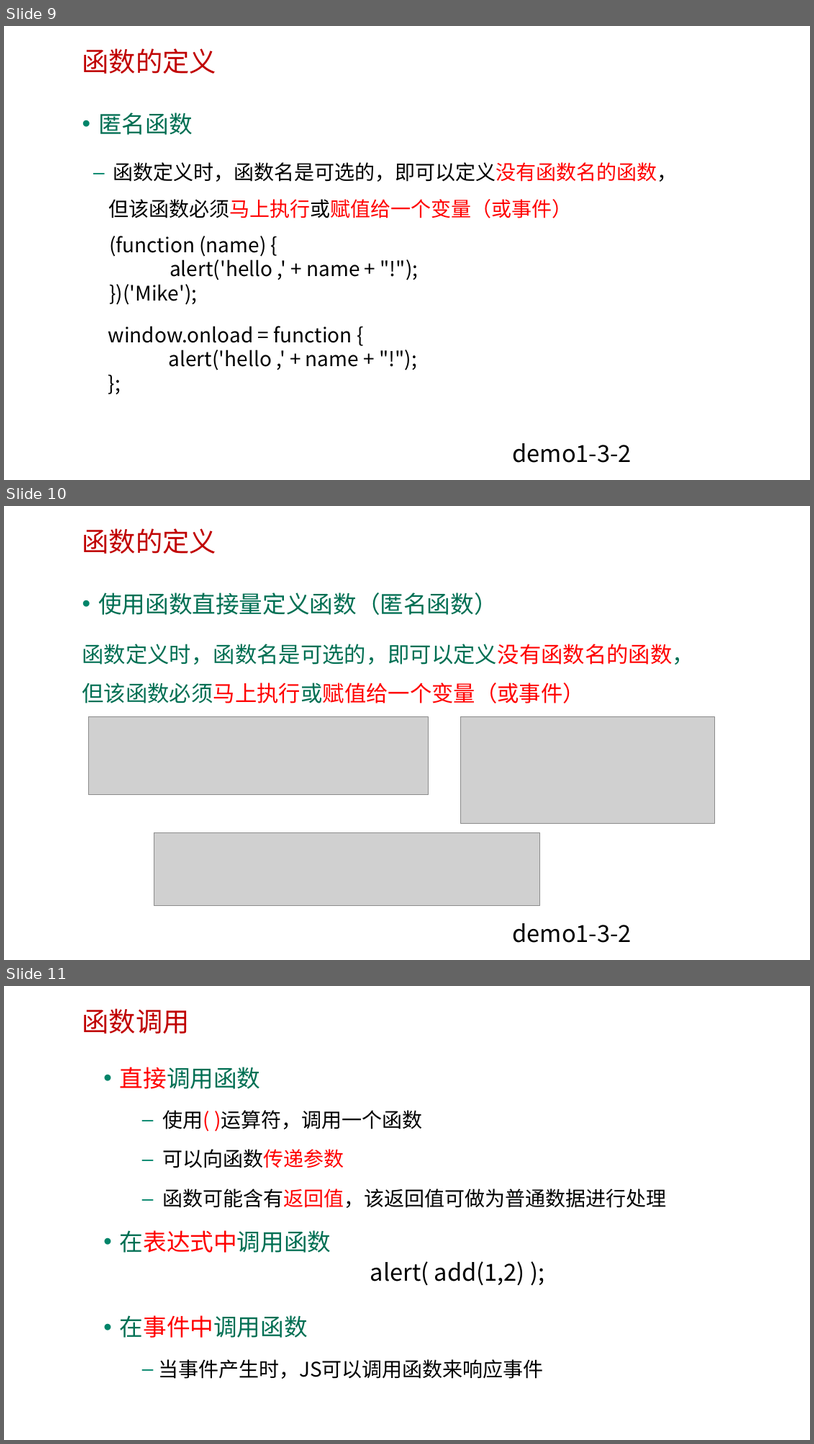
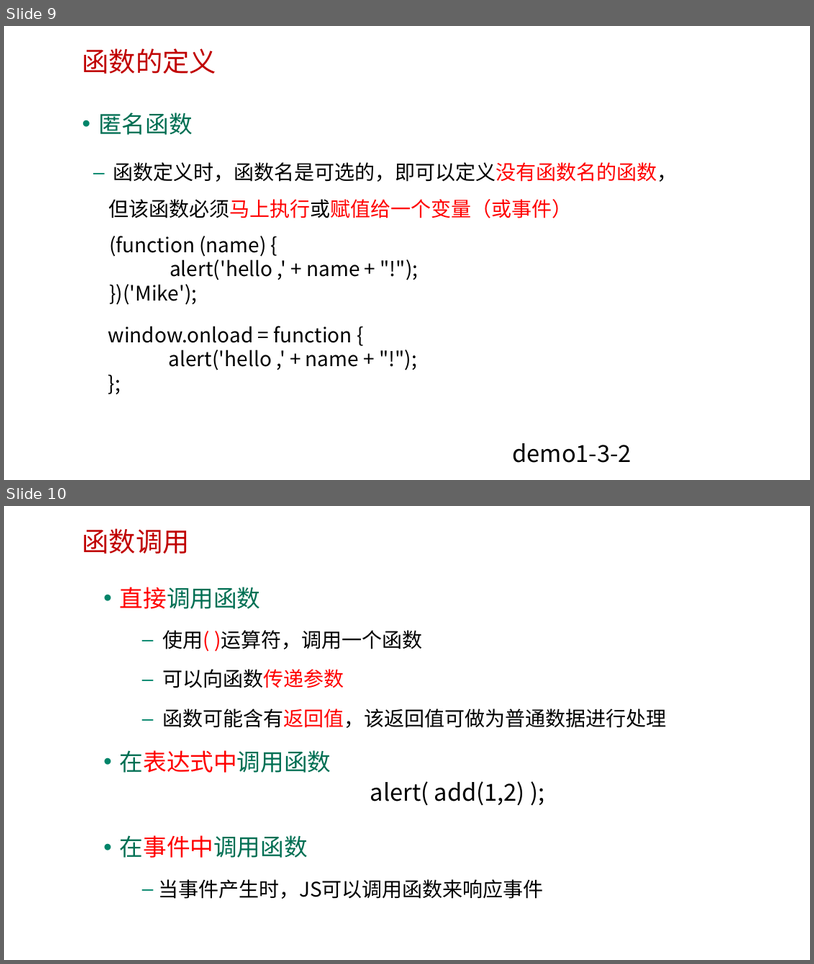
Before and after one commit to edu2act/course-web2, a slide deck: materials/slides/1-3 函数与事件处理.pptx. Shown one above the other, each under a label of ours: slides 9, 10 and 11 before the commit, slides 9 and 10 after it. The pictures are 814x1444 and 814x964 pixels, drawn with LibreOffice and Linux fonts; fonts in the diff are those of the drawing; grey boxes stand for pictures; background and template pictures are left out. Boxes give left, top, right and bottom in pixels: in the first picture for what was removed or moved away, otherwise in the second. Text is boxed around its words. In the diff, an @@ line names an element or a change of style, - is before the commit and + after.

```diff
--- a/materials/slides/1-3 函数与事件处理.pptx
+++ b/materials/slides/1-3 函数与事件处理.pptx
@@ slide 10 removed at [4, 506, 810, 960], background picture (left out) @@
@@ text removed at [82, 528, 216, 554] @@
-函数的定义
@@ text removed at [82, 592, 695, 703] @@
-• 使用函数直接量定义函数（匿名函数）
-函数定义时，函数名是可选的，即可以定义没有函数名的函数，但该函数必须马上执行或赋值给一个变量（或事件）
@@ picture removed at [88, 716, 428, 795] @@
@@ picture removed at [461, 716, 715, 824] @@
@@ picture removed at [154, 833, 540, 906] @@
@@ text removed at [513, 923, 632, 942] @@
-demo1-3-2
@@ what was slide 11 is now slide 10 @@
```
Also in this commit, not shown: 4 other files.
